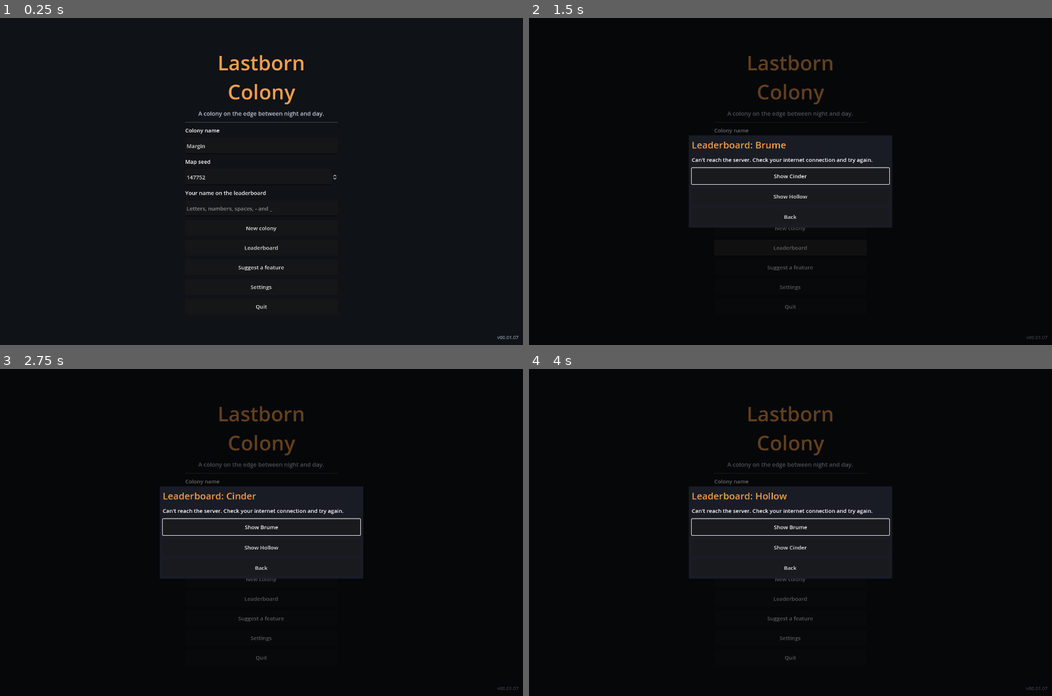
Above: before the commit, frames 1-4 (two rows, left to right).
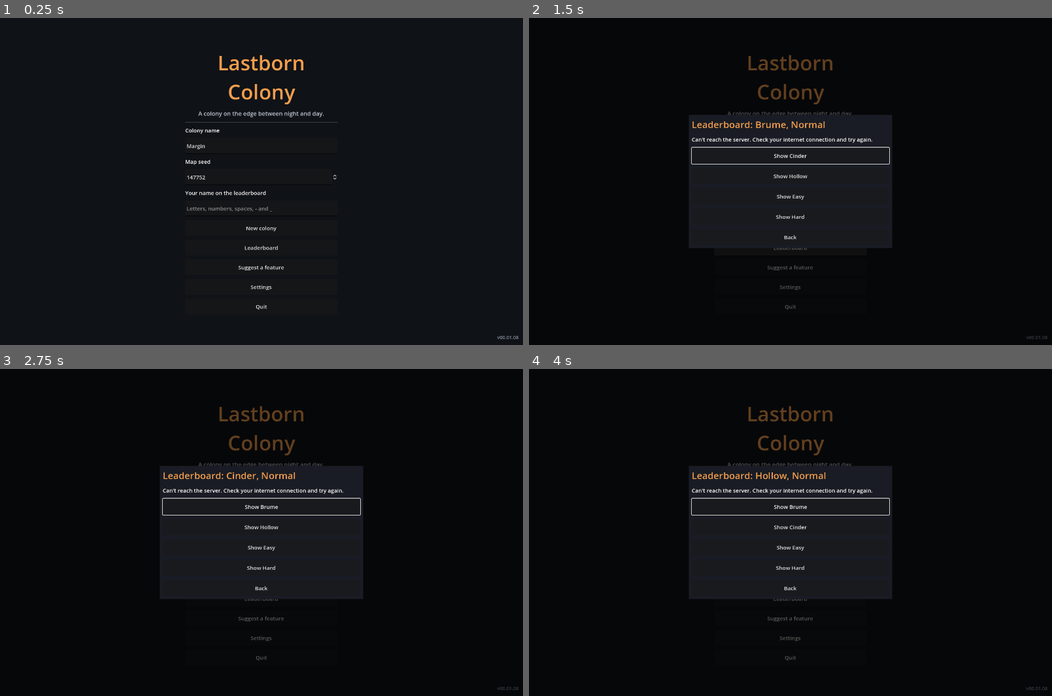
Above: after the commit, the same moments.

Repository: Zephino/Lastborn_Colony
Game: Godot game, scene res://scenes/main.tscn
Two runs of this game, one before a commit and one after it. Both use one fixed random seed, a clock stepped at 60 frames per second and the inputs below.
Inputs (mouse positions are in pixels of both pictures, inside the frame that each line leads up to):
- Up to frame 1 (0.25 s): no input
- Up to frame 2 (1.5 s): click (790, 207) at 0.52 s; type "12" at 0.6 s; click "Leaderboard" at 1.25 s
- Up to frame 3 (2.75 s): click "Show Cinder" at 2 s
- Up to frame 4 (4 s): click "Show Brume" at 2.75 s; click "Show Hollow" at 3.5 s

The runs differ from the first frame. In frame 1, less than 0.1% of the frame differs, in the area x 98-100%, y 97-99%; in frame 2, 3.8%; in frame 3, 4.0%, in the area x 30-100%, y 29-99%; in frame 4, 4.0%.

Commit message:
v00.01.08: difficulty levels and leaderboards per difficulty
Co-Authored-By: Claude Opus 5.5 <noreply@anthropic.com>
Claude-Session: https://claude.ai/code/session_015nF5MxT1rKKJAh7GkSbxvp

Diff:
--- /dev/null
+++ b/data/difficulty.json
@@ -0,0 +1,8 @@
+[
+  {"id": "easy", "name": "Easy", "desc": "A smaller debt, gentler payments, fewer disasters, slower wear, less crime, and no plague. A good first game.",
+   "debt": 0.75, "payment_step": 0.5, "event_chance": 0.6, "plague_chance": 0.0, "wear": 0.5, "crime": 0.7, "morale": 5},
+  {"id": "normal", "name": "Normal", "desc": "The game as designed.",
+   "debt": 1.0, "payment_step": 1.0, "event_chance": 1.0, "plague_chance": 1.0, "wear": 1.0, "crime": 1.0, "morale": 0},
+  {"id": "hard", "name": "Hard", "desc": "A bigger debt, steeper payments, more disasters and plague, faster wear, more crime, and a grumpier colony.",
+   "debt": 1.25, "payment_step": 1.5, "event_chance": 1.5, "plague_chance": 2.0, "wear": 1.5, "crime": 1.3, "morale": -5}
+]
--- a/project.godot
+++ b/project.godot
@@ -12,7 +12,7 @@
 
 config/name="Lastborn Colony"
 config/description="A turn-based colony on the edge between night and day."
-config/version="00.01.07"
+config/version="00.01.08"
 run/main_scene="res://scenes/main.tscn"
 config/features=PackedStringArray("4.3", "GL Compatibility")
 config/icon="res://icon.svg"
--- a/scripts/net/online.gd
+++ b/scripts/net/online.gd
@@ -96,12 +96,12 @@
 # --- Leaderboard ----------------------------------------------------------------
 
 ## Asks for one planet's board (e.g. "brume"); answers with board_loaded.
-func fetch_board(planet: String) -> void:
+func fetch_board(planet: String, difficulty: String = "normal") -> void:
 	if not OnlineConfig.enabled():
 		board_loaded.emit.call_deferred([], OnlineConfig.text("offline"))
 		return
 	_board_http.cancel_request()
-	var err := _board_http.request(OnlineConfig.leaderboard_url(planet), PackedStringArray(["Accept: application/json"]))
+	var err := _board_http.request(OnlineConfig.leaderboard_url(planet, difficulty), PackedStringArray(["Accept: application/json"]))
 	if err != OK:
 		board_loaded.emit.call_deferred([], OnlineConfig.text("no_connection"))
 
--- a/scripts/net/online_config.gd
+++ b/scripts/net/online_config.gd
@@ -36,13 +36,16 @@
 
 
 ## GET (with ?planet=) and POST scores (leaderboard-api/src/board.js); "" when off.
-static func leaderboard_url(planet: String = "") -> String:
+static func leaderboard_url(planet: String = "", difficulty: String = "normal") -> String:
 	var base := api_base()
 	if base == "":
 		return ""
 	if planet == "":
 		return base + "/leaderboard"
-	return base + "/leaderboard?planet=" + planet.uri_encode()
+	var url := base + "/leaderboard?planet=" + planet.uri_encode()
+	if difficulty != "" and difficulty != "normal":
+		url += "&difficulty=" + difficulty.uri_encode()
+	return url
 
 
 ## Cloud saves (leaderboard-api/src/cloud.js); "" when off.
--- a/scripts/net/score_entry.gd
+++ b/scripts/net/score_entry.gd
@@ -43,6 +43,7 @@
 		"name": clean_name(player_name, MAX_NAME_LENGTH),
 		"colony": colony,
 		"planet": str(state.get("planet", DEFAULT_PLANET)),
+		"difficulty": str(state.get("difficulty", "normal")),
 		"ending": ending,
 		"turn": clampi(int(state.get("turn", 1)), 1, MAX_TURN),
 		"debt_paid": debt_paid,
@@ -74,6 +75,8 @@
 		return "invalid colony"
 	if not _is_id(str(entry.get("planet", ""))):
 		return "invalid planet"
+	if not (str(entry.get("difficulty", "normal")) in ["easy", "normal", "hard"]):
+		return "invalid difficulty"
 	var ending := str(entry.get("ending", ""))
 	if not (ending in ENDINGS):
 		return "invalid ending"
@@ -98,13 +101,13 @@
 	return ""
 
 
-## Lower-case letters, digits and _, 1 to 24 long (planet ids).
+## Lower-case letters and digits, 1 to 24 long (planet ids; "_" marks a difficulty on the server).
 static func _is_id(text: String) -> bool:
 	if text.length() < 1 or text.length() > 24:
 		return false
 	for ch in text:
 		var c := ch.unicode_at(0)
-		if not ((c >= 97 and c <= 122) or (c >= 48 and c <= 57) or ch == "_"):
+		if not ((c >= 97 and c <= 122) or (c >= 48 and c <= 57)):
 			return false
 	return true
 
--- a/scripts/sim/game_data.gd
+++ b/scripts/sim/game_data.gd
@@ -10,6 +10,7 @@
 static var _research: Array = []
 static var _planets: Array = []
 static var _cargo: Dictionary = {}
+static var _difficulties: Array = []
 
 
 static func _load_json(path: String) -> Variant:
@@ -33,6 +34,7 @@
 	_research = _load_json("res://data/research.json")
 	_planets = _load_json("res://data/planets.json")
 	_cargo = _load_json("res://data/cargo.json")
+	_difficulties = _load_json("res://data/difficulty.json")
 
 
 static func balance() -> Dictionary:
@@ -112,6 +114,33 @@
 	return planets()[0]
 
 
+const DEFAULT_DIFFICULTY := "normal"
+
+
+static func difficulties() -> Array:
+	ensure_loaded()
+	return _difficulties
+
+
+static func has_difficulty(id: String) -> bool:
+	for d in difficulties():
+		if d["id"] == id:
+			return true
+	return false
+
+
+static func difficulty(id: String) -> Dictionary:
+	for d in difficulties():
+		if d["id"] == id:
+			return d
+	return difficulty(DEFAULT_DIFFICULTY)
+
+
+## A difficulty modifier for this game (data/difficulty.json), e.g. "debt".
+static func diff(state: Dictionary, key: String) -> float:
+	return float(difficulty(str(state.get("difficulty", DEFAULT_DIFFICULTY))).get(key, 1.0))
+
+
 static func cargo() -> Dictionary:
 	ensure_loaded()
 	return _cargo
--- a/scripts/sim/manifest.gd
+++ b/scripts/sim/manifest.gd
@@ -22,12 +22,13 @@
 	return n
 
 
-## The debt the colony starts with: the bare ship plus every unit of cargo.
-static func debt_of(manifest: Dictionary) -> float:
+## The debt the colony starts with: the bare ship plus every unit of cargo,
+## scaled by the difficulty (Easy is cheaper, Hard dearer).
+static func debt_of(manifest: Dictionary, difficulty_id: String = GameData.DEFAULT_DIFFICULTY) -> float:
 	var debt := float(GameData.cargo()["base_debt"])
 	for id in manifest:
 		debt += float(GameData.cargo_item(id).get("debt", 0)) * int(manifest[id])
-	return debt
+	return round(debt * float(GameData.difficulty(difficulty_id)["debt"]))
 
 
 ## {"ok": bool, "reason": String}
@@ -61,5 +62,5 @@
 		if item.has("kit"):
 			var kits: Dictionary = state["kits"]
 			kits[item["kit"]] = int(kits.get(item["kit"], 0)) + n
-	state["debt"] = debt_of(manifest)
+	state["debt"] = debt_of(manifest, str(state.get("difficulty", GameData.DEFAULT_DIFFICULTY)))
 	state["debt_total"] = state["debt"]
--- a/scripts/sim/new_game.gd
+++ b/scripts/sim/new_game.gd
@@ -11,7 +11,7 @@
 const SAVE_VERSION := 1
 
 
-## options (all optional): "planet" (id), "site" (landing site index),
+## options (all optional): "planet" (id), "difficulty" (id), "site" (landing site index),
 ## "manifest" (cargo, see manifest.gd; defaults to the recommended load).
 static func create(game_seed: int, colony_name: String, options: Dictionary = {}) -> Dictionary:
 	colony_name = TextRules.clean_colony_name(colony_name)
@@ -19,6 +19,9 @@
 	var start: Dictionary = b["start"]
 	var planet_id: String = str(options.get("planet", GameData.DEFAULT_PLANET))
 	var site: int = int(options.get("site", 0))
+	var difficulty_id: String = str(options.get("difficulty", GameData.DEFAULT_DIFFICULTY))
+	if not GameData.has_difficulty(difficulty_id):
+		difficulty_id = GameData.DEFAULT_DIFFICULTY
 	var manifest: Dictionary = options.get("manifest", Manifest.recommended())
 	var map := MapGen.generate(game_seed, planet_id, site)
 	var state := {
@@ -29,6 +32,7 @@
 		"turn": 1,
 		"colony_name": colony_name,
 		"planet": planet_id,
+		"difficulty": difficulty_id,
 		"site": site,
 		"manifest": manifest.duplicate(),
 		"kits": {},
--- a/scripts/sim/save_game.gd
+++ b/scripts/sim/save_game.gd
@@ -35,6 +35,7 @@
 ## Fields added after the first release, with the value an older save means.
 const DEFAULTS := {
 	"planet": "brume",
+	"difficulty": "normal",
 	"site": 0,
 	"manifest": {},
 	"kits": {},
@@ -55,6 +56,8 @@
 	state["colony_name"] = TextRules.clean_colony_name(str(state.get("colony_name", "")))
 	if not GameData.has_planet(str(state["planet"])):
 		state["planet"] = GameData.DEFAULT_PLANET
+	if not GameData.has_difficulty(str(state["difficulty"])):
+		state["difficulty"] = GameData.DEFAULT_DIFFICULTY
 	for k in INT_FIELDS:
 		state[k] = int(state[k])
 	var occupancy := {}
--- a/scripts/sim/turn.gd
+++ b/scripts/sim/turn.gd
@@ -386,7 +386,7 @@
 # 10. Morale drifts toward a target set by comfort, shortages and debt.
 static func _morale(state: Dictionary, rep: Dictionary) -> void:
 	var b := GameData.balance()
-	var target := float(b["morale_base"]) + float(rep["morale_bonus"])
+	var target := float(b["morale_base"]) + float(rep["morale_bonus"]) + GameData.diff(state, "morale")
 	var ls: Dictionary = b["life_support"]
 	for k in rep["shortages"]:
 		target += float(ls[k]["morale"])
@@ -413,7 +413,7 @@
 	var pop := population(state)
 	var raw := pop * float(b["crime_per_person"]) * (1.5 - float(state["morale"]) / 100.0)
 	raw += float(b["crime_overcrowding"]) * float(rep["overcrowding"])
-	raw *= Research.mult(state, "crime")
+	raw *= Research.mult(state, "crime") * GameData.diff(state, "crime")
 	for id in state["structures"]:
 		var s: Dictionary = state["structures"][id]
 		if s["active"]:
@@ -436,7 +436,7 @@
 # 12. Machines wear out and break down at random.
 static func _wear(state: Dictionary) -> void:
 	var b := GameData.balance()
-	var scale := float(b["wear_scale"]) * Research.mult(state, "wear")
+	var scale := float(b["wear_scale"]) * Research.mult(state, "wear") * GameData.diff(state, "wear")
 	for id in state["structures"]:
 		var s: Dictionary = state["structures"][id]
 		if not s["active"]:
@@ -455,7 +455,7 @@
 	if not plague["active"]:
 		if int(state["turn"]) < int(b["plague_start_turn"]) or pop < float(b["plague_min_pop"]):
 			return
-		if not Rng.chance(state, float(b["plague_chance"]) * Research.mult(state, "plague")):
+		if not Rng.chance(state, float(b["plague_chance"]) * Research.mult(state, "plague") * GameData.diff(state, "plague_chance")):
 			return
 		var window := int(b["plague_window_clinic"]) if float(rep["health"]) < 1.0 else int(b["plague_window"])
 		plague["active"] = true
@@ -494,9 +494,13 @@
 
 
 static func next_payment_amount(state: Dictionary) -> float:
-	var b := GameData.balance()
-	var amount := float(b["payment_base"]) + float(b["payment_step"]) * int(state["payments_made"])
-	return minf(amount, float(state["debt"]))
+	return minf(payment_for(state, int(state["payments_made"])), float(state["debt"]))
+
+
+## The size of the Nth Company payment (0 = the first), before capping at the debt left.
+static func payment_for(state: Dictionary, index: int) -> float:
+	var b := GameData.balance()
+	return round(float(b["payment_base"]) + float(b["payment_step"]) * GameData.diff(state, "payment_step") * index)
 
 
 # 14. Company payments.
@@ -538,7 +542,7 @@
 	var b := GameData.balance()
 	if int(state["turn"]) < int(b["event_grace_turns"]):
 		return
-	if not Rng.chance(state, float(b["event_chance"])):
+	if not Rng.chance(state, float(b["event_chance"]) * GameData.diff(state, "event_chance")):
 		return
 	var list := GameData.events()
 	var weights: Array = []
--- a/scripts/ui/colony_text.gd
+++ b/scripts/ui/colony_text.gd
@@ -31,7 +31,7 @@
 static func summary(state: Dictionary) -> String:
 	var b := GameData.balance()
 	var lines := PackedStringArray()
-	lines.append("[b]%s[/b], on %s" % [TextRules.escape_bbcode(str(state["colony_name"])), GameData.planet(state["planet"])["name"]])
+	lines.append("[b]%s[/b], on %s (%s)" % [TextRules.escape_bbcode(str(state["colony_name"])), GameData.planet(state["planet"])["name"], GameData.difficulty(state["difficulty"])["name"]])
 	lines.append("Adults %s, children %s, elders %s." % [fmt(float(state["adults"])), fmt(float(state["children"])), fmt(float(state["elders"]))])
 	lines.append("Crime %s." % fmt(float(state["crime"])))
 	if state["plague"]["active"]:
@@ -192,7 +192,7 @@
 	for i in 3:
 		if debt <= 0.0:
 			break
-		var a := minf(float(b["payment_base"]) + float(b["payment_step"]) * (made + i), debt) if i > 0 else amount
+		var a := minf(Turn.payment_for(state, made + i), debt) if i > 0 else amount
 		schedule.append("turn %d: %s" % [turn + i * int(b["payment_interval"]), fmt(a)])
 		debt -= a
 	lines.append("DEBT %s marks. Next payments: %s." % [fmt(float(state["debt"])), ", ".join(schedule)])
--- a/scripts/ui/menus.gd
+++ b/scripts/ui/menus.gd
@@ -17,6 +17,7 @@
 
 var main  # the main screen (scripts/ui/main.gd); untyped so its own methods can be called
 var board_planet := GameData.DEFAULT_PLANET
+var board_difficulty := GameData.DEFAULT_DIFFICULTY
 
 
 func _init(owner_screen: Object) -> void:
@@ -155,18 +156,27 @@
 
 
 
-func show_leaderboard(planet_id: String = "") -> void:
+func show_leaderboard(planet_id: String = "", difficulty_id: String = "") -> void:
 	if planet_id != "":
 		board_planet = planet_id
-	main.show_modal("Leaderboard: %s" % GameData.planet(board_planet)["name"], "Loading…", _board_options(), true)
-	main.online.fetch_board(board_planet)
+	if difficulty_id != "":
+		board_difficulty = difficulty_id
+	main.show_modal(_board_title(), "Loading…", _board_options(), true)
+	main.online.fetch_board(board_planet, board_difficulty)
+
+
+func _board_title() -> String:
+	return "Leaderboard: %s, %s" % [GameData.planet(board_planet)["name"], GameData.difficulty(board_difficulty)["name"]]
 
 
 func _board_options() -> Array:
 	var options: Array = []
 	for p in GameData.planets():
 		if p["id"] != board_planet:
-			options.append(["Show %s" % p["name"], show_leaderboard.bind(p["id"]), true])
+			options.append(["Show %s" % p["name"], show_leaderboard.bind(p["id"], ""), true])
+	for d in GameData.difficulties():
+		if d["id"] != board_difficulty:
+			options.append(["Show %s" % d["name"], show_leaderboard.bind("", d["id"]), true])
 	options.append(["Back", Callable(main, "close_modal"), true])
 	return options
 
@@ -189,9 +199,12 @@
 			else:
 				var endings := {"receivership": "taken by the Company", "silent": "went silent", "retired": "retired"}
 				how = "paid %d of %d marks, %s on turn %d" % [int(e.get("debt_paid", 0)), int(e.get("debt_total", 0)), endings.get(e.get("ending", ""), "ended"), int(e.get("turn", 0))]
-			lines.append("%d. %s (%s): %s" % [rank, e.get("name", "?"), e.get("colony", "?"), how])
+			# Names come from the server: clean them again before showing them.
+			var who := TextRules.clean_name(str(e.get("name", "?")), TextRules.MAX_PLAYER_NAME)
+			var colony := TextRules.clean_name(str(e.get("colony", "?")), TextRules.MAX_COLONY_NAME)
+			lines.append("%d. %s (%s): %s" % [rank, who, colony, how])
 			rank += 1
-	main.show_modal("Leaderboard: %s" % GameData.planet(board_planet)["name"], "\n".join(lines), _board_options(), true)
+	main.show_modal(_board_title(), "\n".join(lines), _board_options(), true)
 
 
 func _cloud_upload() -> void:
--- a/scripts/ui/setup_flow.gd
+++ b/scripts/ui/setup_flow.gd
@@ -16,6 +16,7 @@
 
 var game_seed := 1
 var planet_id := GameData.DEFAULT_PLANET
+var difficulty_id := GameData.DEFAULT_DIFFICULTY
 var manifest: Dictionary = {}
 var page: Control
 
@@ -128,13 +129,31 @@
 
 func _pick_planet(id: String) -> void:
 	planet_id = id
+	show_difficulty()
+
+
+func show_difficulty() -> void:
+	var box := _new_page("Choose a difficulty")
+	box.add_child(_label("Each difficulty has its own leaderboard on every planet.", 0, MUTED, true))
+	for d in GameData.difficulties():
+		var b := _button("%s\n%s" % [d["name"], d["desc"]], _pick_difficulty.bind(d["id"]))
+		b.alignment = HORIZONTAL_ALIGNMENT_LEFT
+		b.custom_minimum_size = Vector2(0, 80)
+		box.add_child(b)
+		if d["id"] == difficulty_id:
+			b.grab_focus.call_deferred()
+	box.add_child(_button("Back", show_planets))
+
+
+func _pick_difficulty(id: String) -> void:
+	difficulty_id = id
 	show_manifest()
 
 
 func show_manifest() -> void:
 	var box := _new_page("Pack the ship")
 	var used := Manifest.bays_used(manifest)
-	var debt := Manifest.debt_of(manifest)
+	var debt := Manifest.debt_of(manifest, difficulty_id)
 	box.add_child(_label("Everything in the hold is bought on credit from the Company: more cargo makes the start easier, but adds to the debt you must pay off.", 0, MUTED, true))
 	var summary := _label("Hold: %d / %d bays    Starting debt: %d marks" % [used, Manifest.bays(), int(debt)], 18, ACCENT)
 	summary.autowrap_mode = TextServer.AUTOWRAP_WORD_SMART
@@ -149,13 +168,13 @@
 		var narrow := _narrow()
 		var text := "%s\n%s" % [item["name"], item["desc"]]
 		if narrow:
-			text += "\n+%d marks each" % int(item["debt"])
+			text += "\n+%d marks each" % _item_debt(item)
 		var item_label := _label(text, 0, Color.WHITE, true)
 		item_label.size_flags_horizontal = Control.SIZE_EXPAND_FILL
 		item_label.custom_minimum_size = Vector2(minf(300.0, _width() - 190.0), 0)
 		grid.add_child(item_label)
 		if not narrow:
-			grid.add_child(_label("+%d marks" % int(item["debt"]), 0, MUTED))
+			grid.add_child(_label("+%d marks" % _item_debt(item), 0, MUTED))
 		var minus := _button(" − ", _change.bind(id, -1))
 		minus.disabled = n <= 0
 		minus.custom_minimum_size = Vector2(44, 44)
@@ -174,7 +193,12 @@
 	var empty := _button("Empty the hold", _set_manifest.bind({}))
 	empty.size_flags_horizontal = Control.SIZE_EXPAND_FILL
 	presets.add_child(empty)
-	_nav(box, show_planets, "Choose a landing site", show_sites)
+	_nav(box, show_difficulty, "Choose a landing site", show_sites)
+
+
+## What one unit of cargo adds to the debt at this difficulty.
+func _item_debt(item: Dictionary) -> int:
+	return int(round(float(item["debt"]) * float(GameData.difficulty(difficulty_id)["debt"])))
 
 
 func _change(id: String, delta: int) -> void:
@@ -235,4 +259,4 @@
 
 
 func _finish(site: int) -> void:
-	finished.emit({"planet": planet_id, "site": site, "manifest": manifest.duplicate()})
+	finished.emit({"planet": planet_id, "difficulty": difficulty_id, "site": site, "manifest": manifest.duplicate()})
--- a/tests/run_tests.gd
+++ b/tests/run_tests.gd
@@ -18,6 +18,7 @@
 const MapGen = preload("res://scripts/sim/map_gen.gd")
 const ColonyText = preload("res://scripts/ui/colony_text.gd")
 const TextRules = preload("res://scripts/sim/text_rules.gd")
+const ScoreEntry = preload("res://scripts/net/score_entry.gd")
 
 var checks := 0
 var failures := 0
@@ -34,6 +35,7 @@
 	test_save_round_trip()
 	test_input_rules()
 	test_manifest()
+	test_difficulty()
 	test_colony_text()
 	test_planets_and_sites()
 	test_research()
@@ -228,6 +230,24 @@
 	check(not ColonyText.summary(loaded).contains("[img]"), "the summary never shows a typed tag")
 
 
+func test_difficulty() -> void:
+	print("Difficulty")
+	check(GameData.difficulties().size() == 3, "3 difficulties loaded")
+	var normal := NewGame.create(1, "Margin")
+	check(normal["difficulty"] == "normal" and float(normal["debt"]) == 6000.0, "Normal is the default and keeps the 6,000-mark debt")
+	var easy := NewGame.create(1, "Margin", {"difficulty": "easy"})
+	var hard := NewGame.create(1, "Margin", {"difficulty": "hard"})
+	check(float(easy["debt"]) == 4500.0 and float(hard["debt"]) == 7500.0, "Easy and Hard scale the debt (4,500 and 7,500)")
+	check(Turn.payment_for(normal, 3) == 180.0 and Turn.payment_for(easy, 3) == 150.0 and Turn.payment_for(hard, 3) == 210.0, "payments grow faster on Hard and slower on Easy")
+	check(not NewGame.create(1, "Margin", {"difficulty": "nightmare"})["difficulty"] != "normal", "an unknown difficulty falls back to Normal")
+	var old: Dictionary = JSON.parse_string(SaveGame.to_text(normal))
+	old.erase("difficulty")
+	var loaded: Dictionary = SaveGame.from_text(JSON.stringify(old))
+	check(loaded["difficulty"] == "normal", "a save from before difficulty levels loads as Normal")
+	var e := ScoreEntry.from_state(hard, "Ari", "")
+	check(e["difficulty"] == "hard" and ScoreEntry.problem(e) == "", "scores carry their difficulty")
+
+
 func test_manifest() -> void:
 	print("Ship manifest")
 	var rec := Manifest.recommended()
@@ -392,6 +412,15 @@
 		var pop := float(s["adults"]) + float(s["children"])
 		print("    seed %d: turn %d, ending '%s', population %d, debt %d, structures %d" % [seed_value, int(s["turn"]), s["ending"], int(pop), int(s["debt"]), s["structures"].size()])
 		check(s["ending"] == "free", "seed %d: the bot buys out the charter" % seed_value)
+	for diff_id in ["easy", "hard"]:
+		var dwins := 0
+		for seed_value in [1, 2, 3]:
+			var s := NewGame.create(seed_value, "Margin", {"difficulty": diff_id})
+			play(s, 300, true)
+			print("    %s seed %d: turn %d, ending '%s'" % [diff_id, seed_value, int(s["turn"]), s["ending"]])
+			if s["ending"] == "free":
+				dwins += 1
+		check(dwins >= 2, "%s: the bot wins at least 2 of 3 games (%d)" % [diff_id, dwins])
 	for planet_id in ["cinder", "hollow"]:
 		var wins := 0
 		for seed_value in [1, 2, 3]:
Not shown, changed: CHANGELOG.md
